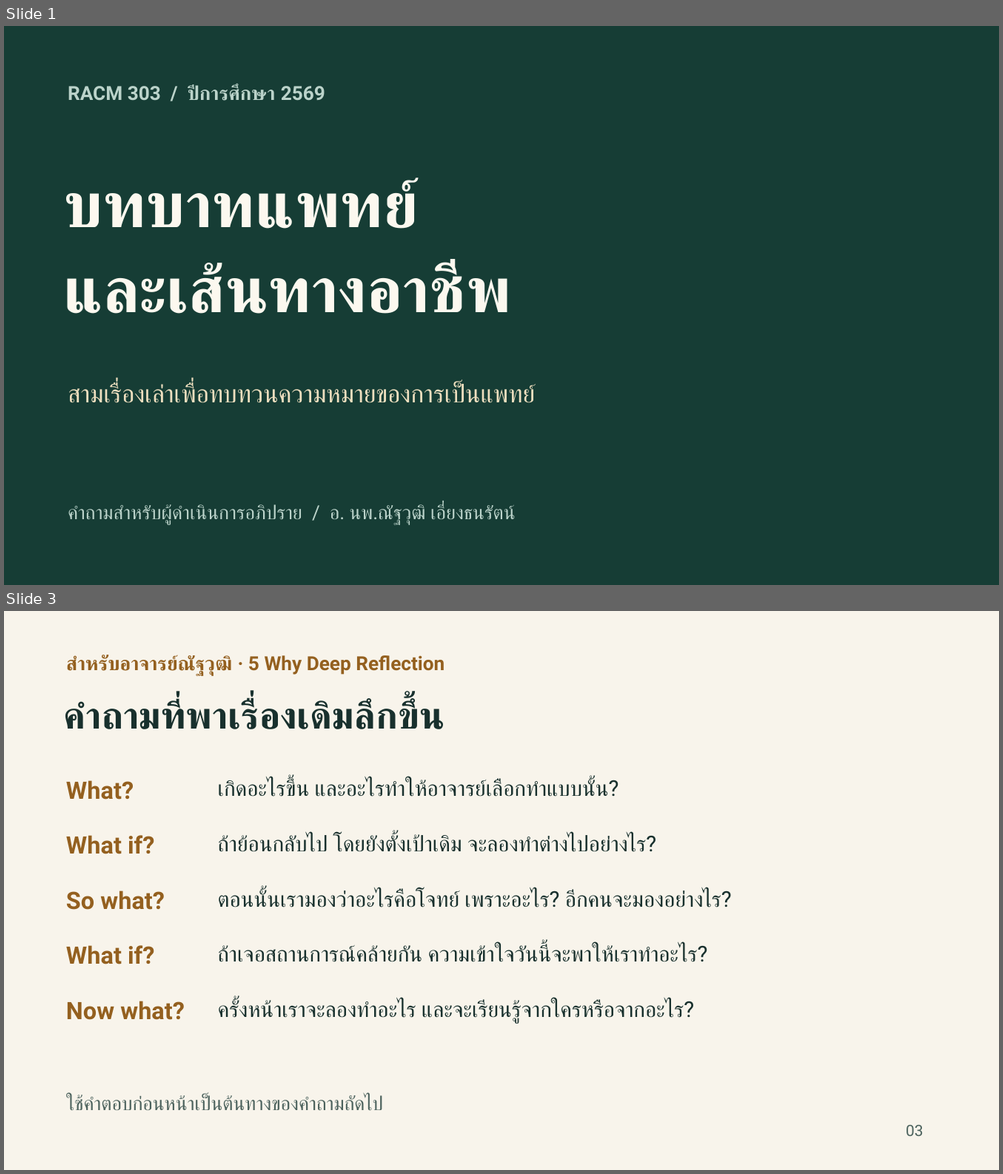
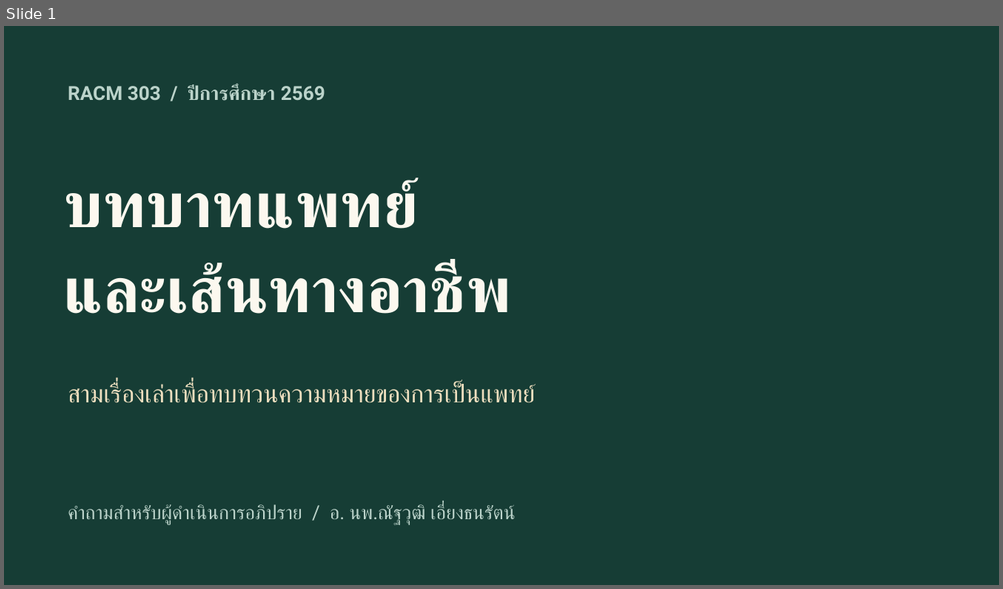
Before and after one commit to smartwoo/racm303-2569-faculty-member, a slide deck: exports/pptx/RACM303_2569_Physician_Roles_Moderator.pptx. Shown one above the other, each under a label of ours: slides 1 and 3 before the commit, slide 1 after it; the slides between them are not shown. The pictures are 1003x1174 and 1003x589 pixels, drawn with LibreOffice and Linux fonts; fonts in the diff are those of the drawing. Boxes give left, top, right and bottom in pixels: in the first picture for what was removed or moved away, otherwise in the second. Text is boxed around its words. In the diff, an @@ line names an element or a change of style, - is before the commit and + after.

```diff
--- a/exports/pptx/RACM303_2569_Physician_Roles_Moderator.pptx
+++ b/exports/pptx/RACM303_2569_Physician_Roles_Moderator.pptx
@@ slide 3 removed at (4, 611, 999, 1170), background #F8F4EB @@
@@ text removed at (66, 655, 444, 675) @@
-สำหรับอาจารย์ณัฐวุฒิ · 5 Why Deep Reflection
@@ text removed at (64, 700, 444, 729) @@
-คำถามที่พาเรื่องเดิมลึกขึ้น
@@ text removed at (66, 780, 134, 800) @@
-What?
@@ text removed at (218, 779, 619, 797) @@
-เกิดอะไรขึ้น และอะไรทำให้อาจารย์เลือกทำแบบนั้น?
@@ text removed at (66, 835, 154, 854) @@
-What if?
@@ text removed at (218, 834, 656, 852) @@
-ถ้าย้อนกลับไป โดยยังตั้งเป้าเดิม จะลองทำต่างไปอย่างไร?
@@ text removed at (66, 891, 165, 910) @@
-So what?
@@ text removed at (218, 890, 731, 908) @@
-ตอนนั้นเรามองว่าอะไรคือโจทย์ เพราะอะไร? อีกคนจะมองอย่างไร?
@@ text removed at (66, 945, 154, 965) @@
-What if?
@@ text removed at (218, 945, 707, 963) @@
-ถ้าเจอสถานการณ์คล้ายกัน ความเข้าใจวันนี้จะพาให้เราทำอะไร?
@@ text removed at (66, 1001, 185, 1020) @@
-Now what?
@@ text removed at (218, 1000, 694, 1023) @@
-ครั้งหน้าเราจะลองทำอะไร และจะเรียนรู้จากใครหรือจากอะไร?
@@ text removed at (66, 1096, 383, 1111) @@
-ใช้คำตอบก่อนหน้าเป็นต้นทางของคำถามถัดไป
@@ text removed at (905, 1125, 923, 1136) @@
-03
```
Also in this commit, not shown: 7 slides changed, 6 slides added, 11 other slides removed.
